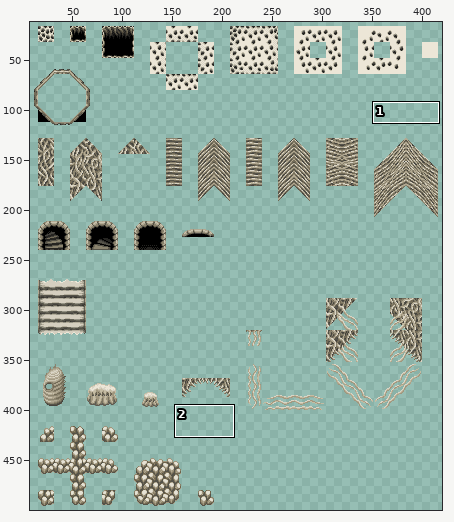
File history of a sprite sheet, public/gfx/tiles/vanara.png. The picture above shows the old version from afar; the outline marks the close-up.
Close-up. First the earlier version:
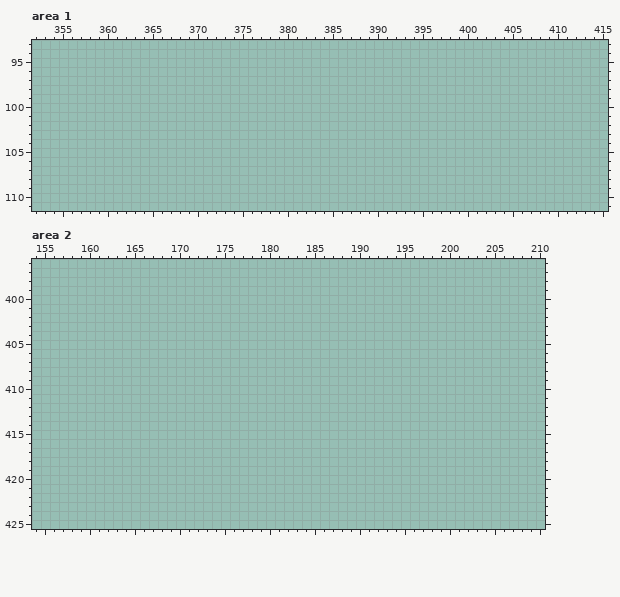
The file is 432x512 pixels. Colours within 5 levels of each other are drawn and written as one. Shown: area 1: x 352..415, y 93..111; area 2: x 154..210, y 396..425. The wide view leaves out empty margins.
The result:
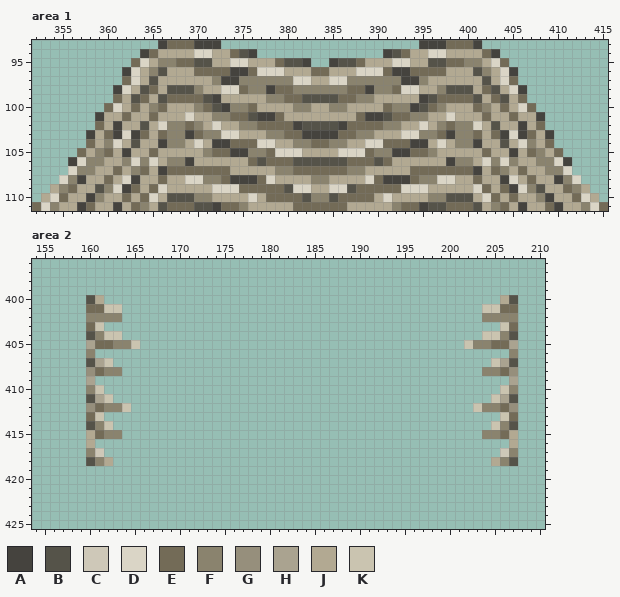
Palette (. is transparent): A #45433e  B #555349  C #cec8b8  D #dad5c6  E #736b57  F #8a836e  G #968f7c  H #aaa390  J #b2a992  K #cac4b0
The author wrote: Add short walls for Vanara tiles.
Change:
Area 1:
y 93: x 366..372 ....... -> AEEEAAA; x 395..401 ....... -> AAAEEEA
y 94: x 364..376 ............. -> AEJJJJDDJJEBA; x 391..403 ............. -> ABEJJDDJJJJEA
y 95: x 363..382 .................... -> EDJFFEEBBJJDDJJJEBBA; x 385..404 .................... -> ABBEJJJDDJJBBEEFFJDE
y 96: x 362..405 ............................................ -> ADJFBJJJEEEEAAEDDDJJJEEJJJDDDEAAEEEEJJJBFJDA
y 97: x 362..405 ............................................ -> EDJBJJJJJJFAAFFFFFFDDJJDDFFFFFFAAFJJJJJJBJDE
y 98: x 361..406 .............................................. -> ADJBEJBBBFJJDDEFFAEEFFFFFFEEAFFEDDJJFBBBJEBJDA
y 99: x 361..406 .............................................. -> EJBEJBEEEEBAJJJJJFFEEBBBBEEFFJJJJJABEEEEBJEBJE
y 100: x 360..407 ................................................ -> EDJEJFEJJJFEBAFFEJJJJFFJJFFJJJJEFFABEFJJJEFJEJDE
y 101: x 359..408 .................................................. -> AJJEJJEJJJDJJFFEEBAAEJJJJJJJJEAABEEFFJJDJJJEJJEJJA
y 102: x 359..408 .................................................. -> EJAJJBJDFFEFJDJJFFEEEEABBBBAEEEEFFJJDJFEFFDJBJJAJE
y 103: x 358..409 .................................................... -> AJEADAEJEFFAEFFDDJJJFFEEAAAAEEFFJJJDDFFEAFFEJEADAEJA
y 104: x 358..409 .................................................... -> EJFDJBJJAFFJDJAAEEEDDJJFFEEFFJJDDEEEAAJDJFFAJJBJDFJE
y 105: x 357..410 ...................................................... -> EJFEJAJJEJJJJJFEEAAFFEDDDJJJJDDDEFFAAEEFJJJJJEJJAJEFJE
y 106: x 356..411 ........................................................ -> ADFFJJFDFDJFFAJJJJJJEBEEEBBBBBBEEEBEJJJJJJAFFJDFDFJJFFDA
y 107: x 356..411 ........................................................ -> DFFJJEJFEJAEEEEEEEJJJJJFFEEEEEEFFJJJJJEEEEEEEAJEFJEJJFFD
y 108: x 355..412 .......................................................... -> DFAJJEJDAJJEJJDDFFEAAAEDJJJJFFJJJJDEAAAEFFDDJJEJJADJEJJAFD
y 109: x 354..413 ............................................................ -> JFEJJBFDAEJEDJJJJJDDDEEEEEBDDJJDDBEEEEEDDDJJJJJDEJEADFBJJEFJ
y 110: x 353..414 .............................................................. -> JDEJJAFJJEJEDJBBBFFJJJJDJEEEEBFFBEEEEJDJJJJFFBBBJDEJEJJFAJJEDJ
y 111: x 352..415 ................................................................ -> EDFJJAEJJAJEFJBEEEBBAEEFJJJJJEEEEEEJJJJJFEEABBEEEBJFEJAJJEAJJFDE
Area 2:
y 400: x 160..161 .. -> BJ; x 206..207 .. -> JB
y 401: x 160..163 .... -> EEKK; x 204..207 .... -> KKEE
y 402: x 160..163 .... -> FFFF; x 204..207 .... -> FFFF
y 403: x 160..161 .. -> EK; x 206..207 .. -> KE
y 404: x 160..163 .... -> BFKK; x 204..207 .... -> KKFB
y 405: x 160..165 ...... -> HEEFFK; x 202..207 ...... -> KFFEEH
y 406: x 160 . -> F; x 207 . -> F
y 407: x 160..162 ... -> BHK; x 205..207 ... -> KHB
y 408: x 160..163 .... -> GEFF; x 204..207 .... -> FFEG
y 409: x 160 . -> H; x 207 . -> H
y 410: x 160..161 .. -> FK; x 206..207 .. -> KF
y 411: x 160..162 ... -> BHK; x 205..207 ... -> KHB
y 412: x 160..164 ..... -> GEFFK; x 203..207 ..... -> KFFEG
y 413: x 160..161 .. -> EK; x 206..207 .. -> KE
y 414: x 160..162 ... -> BFK; x 205..207 ... -> KFB
y 415: x 160..163 .... -> JEFF; x 204..207 .... -> FFEJ
y 416: x 160 . -> J; x 207 . -> J
y 417: x 160..161 .. -> FC; x 206..207 .. -> CF
y 418: x 160..162 ... -> BFJ; x 205..207 ... -> JFB
